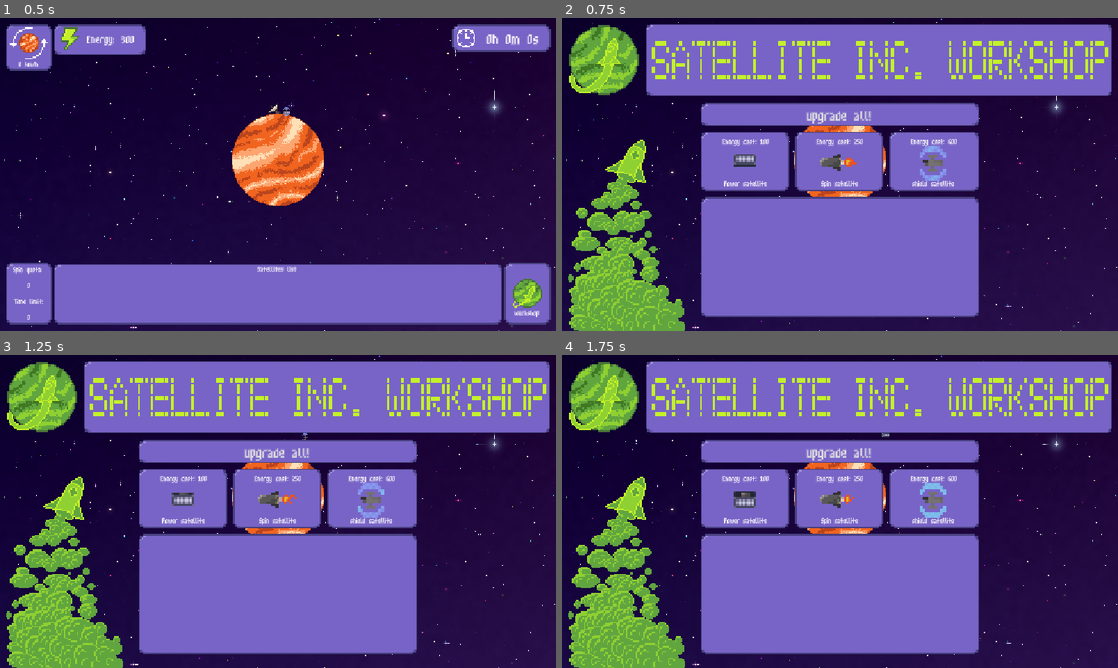
Above: before the commit, frames 1-4 (two rows, left to right).
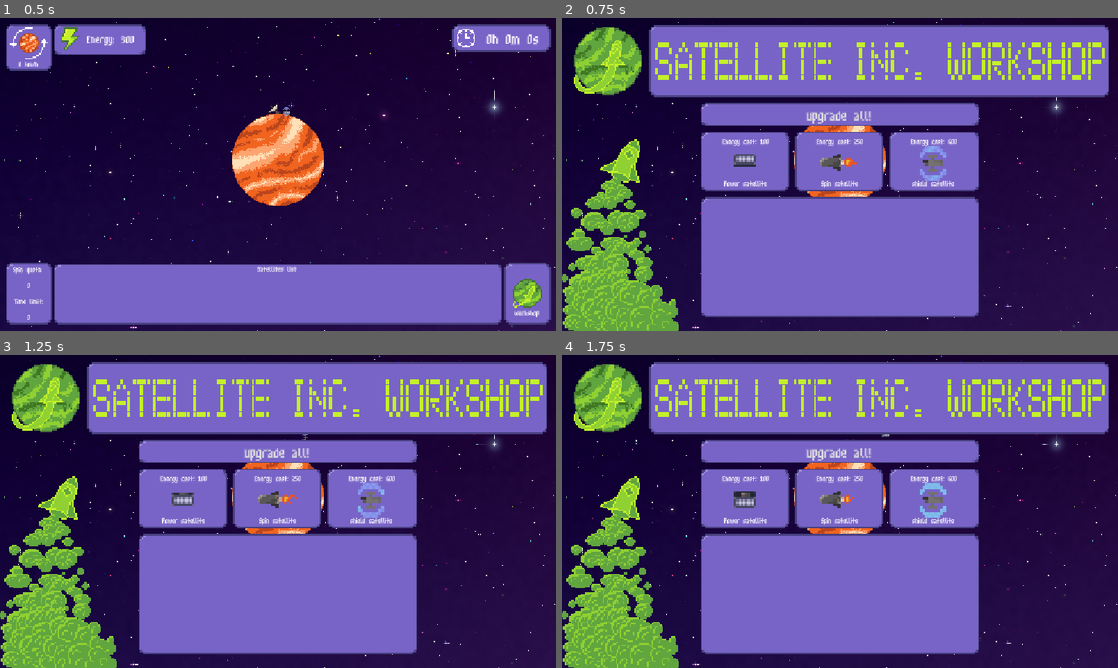
Above: after the commit, the same moments.

Repository: SpookyPlagueDoc777/Orbit-game
Game: Godot game, scene res://Scenes/Game/main_node.tscn
The game is run twice, just before and just after one commit, with the same random seed, the same clock (stepped at 60 frames per second) and the same inputs.
Inputs (mouse positions are in pixels of both pictures, inside the frame that each line leads up to):
- Up to frame 1 (0.5 s): no input
- Up to frame 2 (0.75 s): click (1090, 293) at 0.5 s
- Up to frame 3 (1.25 s): no input
- Up to frame 4 (1.75 s): tap Enter at 1.25 s; move the mouse to (962, 495) at 1.27 s; click (962, 495) at 1.42 s

Frame 1 is identical in both runs. In frame 2, 9.5% of the frame differs, in the area x 0-99%, y 2-100%; in frame 3, 9.5%; in frame 4, 9.5%.

Commit message:
Fixed shop UI

Diff:
--- a/Scenes/UI/shop_menu.tscn
+++ b/Scenes/UI/shop_menu.tscn
@@ -278,10 +278,9 @@
 
 [node name="ShopMenu" type="Control" unique_id=565247265]
 layout_mode = 3
-anchor_left = 0.01
-anchor_top = 0.02
-anchor_right = 0.99
-anchor_bottom = 0.98
+anchors_preset = 15
+anchor_right = 1.0
+anchor_bottom = 1.0
 grow_horizontal = 2
 grow_vertical = 2
 theme = ExtResource("1_lkt5b")
@@ -545,35 +544,33 @@
 offset_right = 96.0
 grow_horizontal = 2
 
-[node name="Visuals" type="VBoxContainer" parent="." unique_id=1045901687]
+[node name="Control" type="Control" parent="." unique_id=784231603]
 layout_mode = 1
 anchors_preset = 15
 anchor_right = 1.0
 anchor_bottom = 1.0
-offset_top = -1.0
-offset_right = -752.95996
-offset_bottom = -411.08002
-grow_horizontal = 2
-grow_vertical = 2
-scale = Vector2(3, 3)
-
-[node name="TextureRect" type="TextureRect" parent="Visuals" unique_id=1883335352]
-layout_mode = 2
+grow_horizontal = 2
+grow_vertical = 2
+
+[node name="TextureRect" type="TextureRect" parent="Control" unique_id=1883335352]
+layout_mode = 1
+anchors_preset = 5
+anchor_left = 0.5
+anchor_right = 0.5
+offset_left = -555.0
+offset_top = 15.0
+offset_right = 558.25977
+offset_bottom = 163.04004
+grow_horizontal = 2
 texture = ExtResource("6_hdw35")
 
-[node name="HBoxContainer" type="HBoxContainer" parent="Visuals" unique_id=1437850612]
-layout_mode = 2
-
-[node name="TextureRect" type="TextureRect" parent="Visuals/HBoxContainer" unique_id=605020551]
-layout_mode = 2
+[node name="TextureRect2" type="TextureRect" parent="Control" unique_id=605020551]
+layout_mode = 1
+anchors_preset = 2
+anchor_top = 1.0
+anchor_bottom = 1.0
+offset_top = -475.0
+offset_right = 249.0
+grow_vertical = 0
 size_flags_horizontal = 3
 texture = ExtResource("7_40rfe")
-
-[node name="Panel" type="Panel" parent="Visuals/HBoxContainer" unique_id=67028203]
-layout_mode = 2
-size_flags_horizontal = 3
-size_flags_stretch_ratio = 2.4
-
-[node name="TextureRect2" type="TextureRect" parent="Visuals/HBoxContainer" unique_id=901902128]
-layout_mode = 2
-size_flags_horizontal = 3
